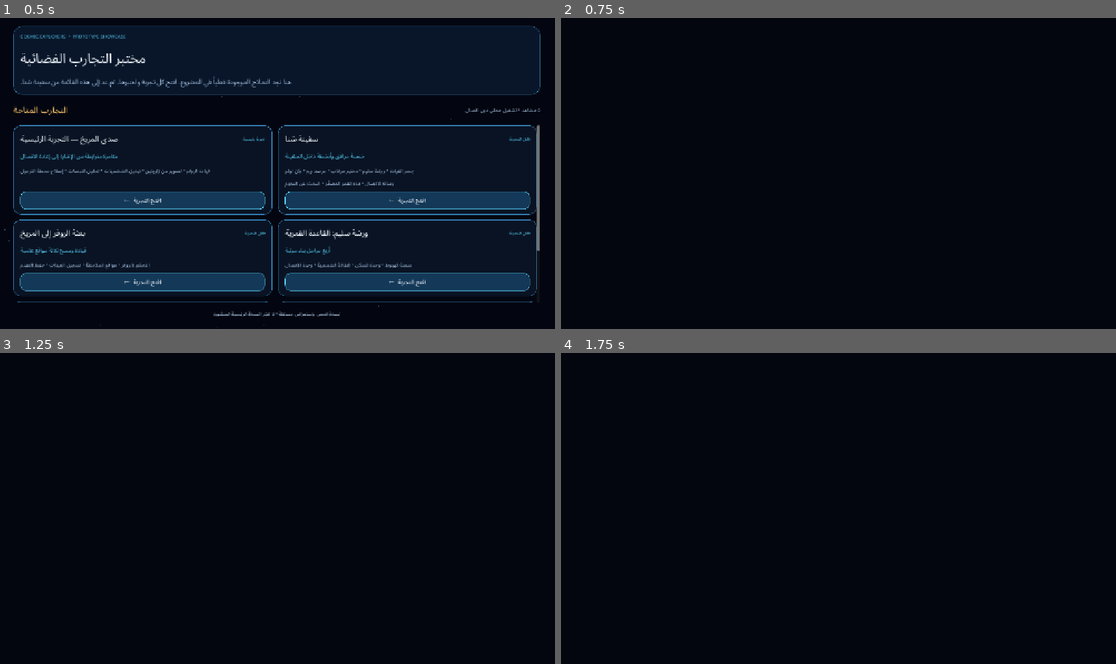
Above: before the commit, frames 1-4 (two rows, left to right).
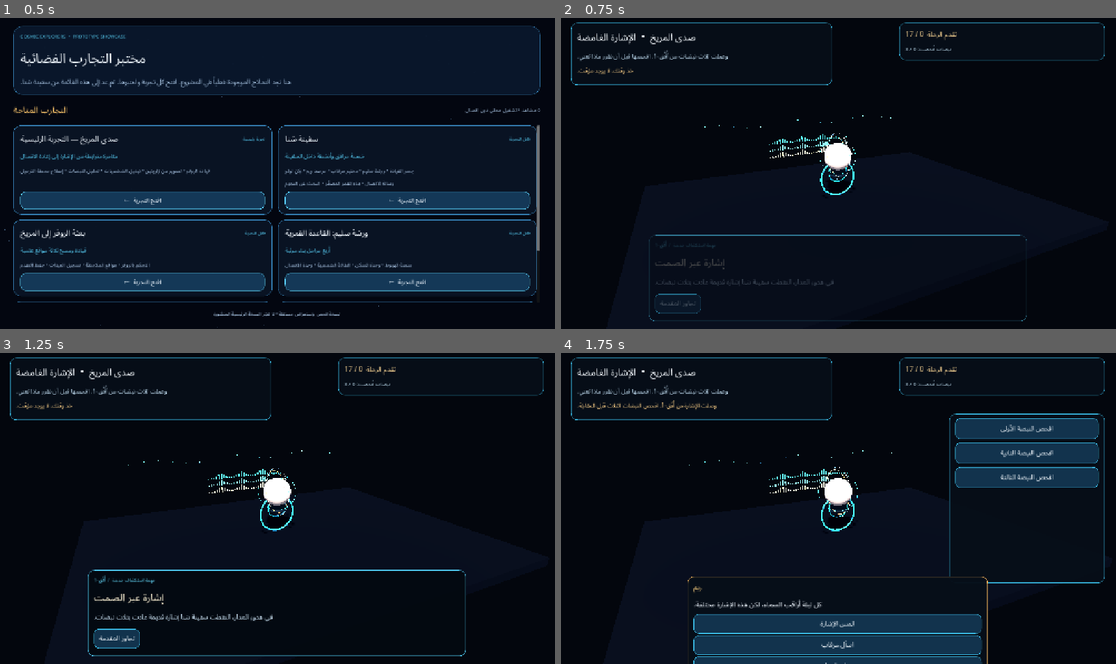
Above: after the commit, the same moments.

Repository: mdznap35/-cosmic-explorers
Game: Godot game, scene res://scenes/prototypes/showcase_app.tscn
Same seed, same stepped clock (60 frames per second), same inputs: the game is played once before the commit and once after it.
Inputs (mouse positions are in pixels of both pictures, inside the frame that each line leads up to):
- Up to frame 1 (0.5 s): no input
- Up to frame 2 (0.75 s): click "افتح التجربة ←" at 0.5 s
- Up to frame 3 (1.25 s): no input
- Up to frame 4 (1.75 s): click (677, 639) at 1.25 s, where only the run after the commit has a clickable "تجاوز المقدمة"

Frame 1 is identical in both runs. In frame 2, 3.6% of the frame differs, in the area x 1-98%, y 1-98%; in frame 3, 3.9%; in frame 4, 16%, in the area x 1-98%, y 1-100%.
Error before the commit: Parse Error: Cannot infer the type of "signal_id" variable because the value doesn't have a set type. (res://scripts/prototypes/echo_of_mars_vertical_slice.gd:…

Commit message:
fix: make signal row identifiers explicitly typed

Diff:
--- a/scripts/prototypes/echo_of_mars_vertical_slice.gd
+++ b/scripts/prototypes/echo_of_mars_vertical_slice.gd
@@ -805,7 +805,7 @@
 		)
 		trace_marker.name = "EchoTraceMarker_%02d" % (row + 1)
 
-		var signal_id := ["one", "two", "three"][row]
+		var signal_id: String = str(["one", "two", "three"][row])
 		var hit_area := Area3D.new()
 		hit_area.name = "SignalRowHitArea_%02d" % (row + 1)
 		hit_area.input_ray_pickable = true
